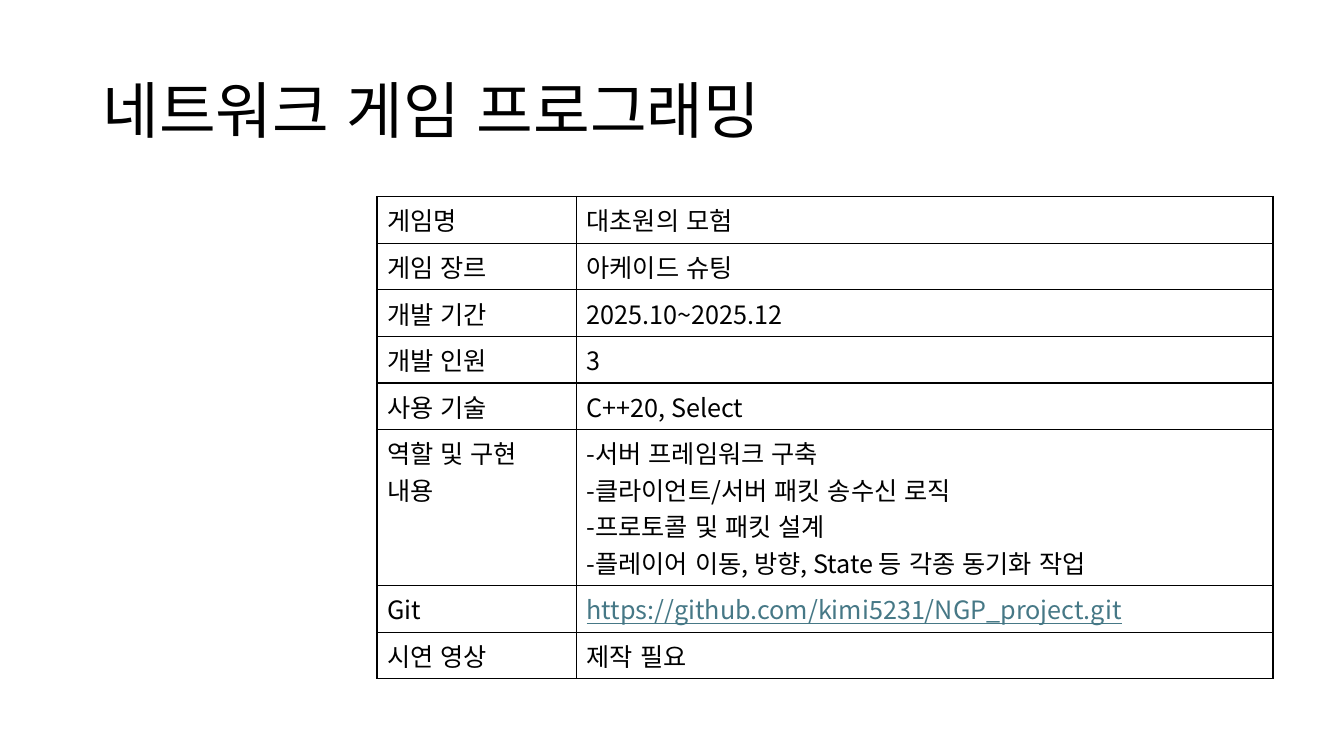
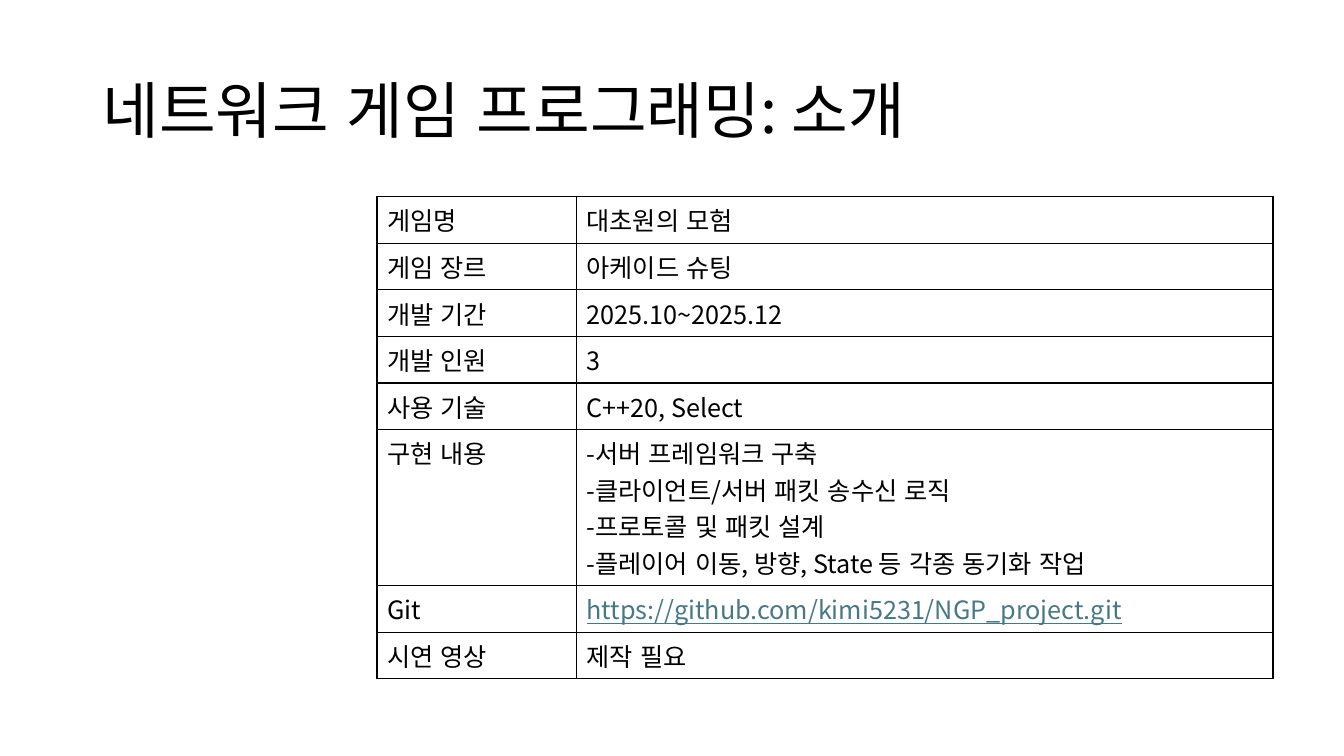
Before and after one commit to kimi5231/B1A2_project, a slide deck: slide 13 of 포트폴리오/임수영/포트폴리오.pptx (slide 8 before the commit). Drawn at 1344x756 pixels with LibreOffice and Linux fonts; fonts in the diff are those of the drawing. Boxes give left, top, right and bottom in pixels: in the first picture for what was removed or moved away, otherwise in the second. Text is boxed around its words. In the diff, an @@ line names an element or a change of style, - is before the commit and + after.

```diff
--- a/포트폴리오/임수영/포트폴리오.pptx
+++ b/포트폴리오/임수영/포트폴리오.pptx
@@ title at bbox=[102, 82, 905, 138]: text changed @@
-네트워크 게임 프로그래밍
+네트워크 게임 프로그래밍: 소개
@@ table at bbox=[377, 197, 1273, 672] @@
-row 6, column 1: 역할 및 구현 내용
+row 6, column 1: 구현 내용
```
Also in this commit, not shown: 6 other slides changed, 5 slides added.
